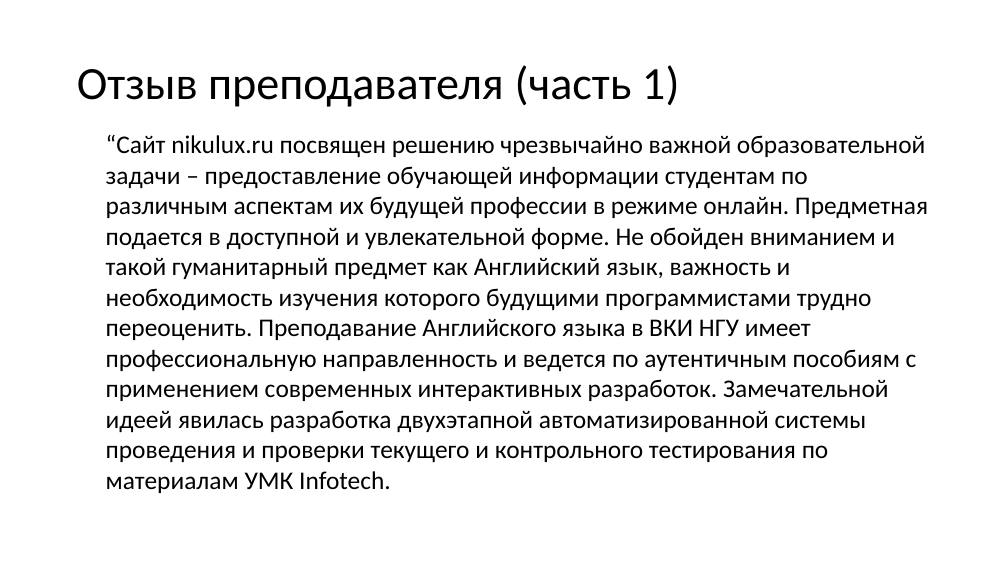
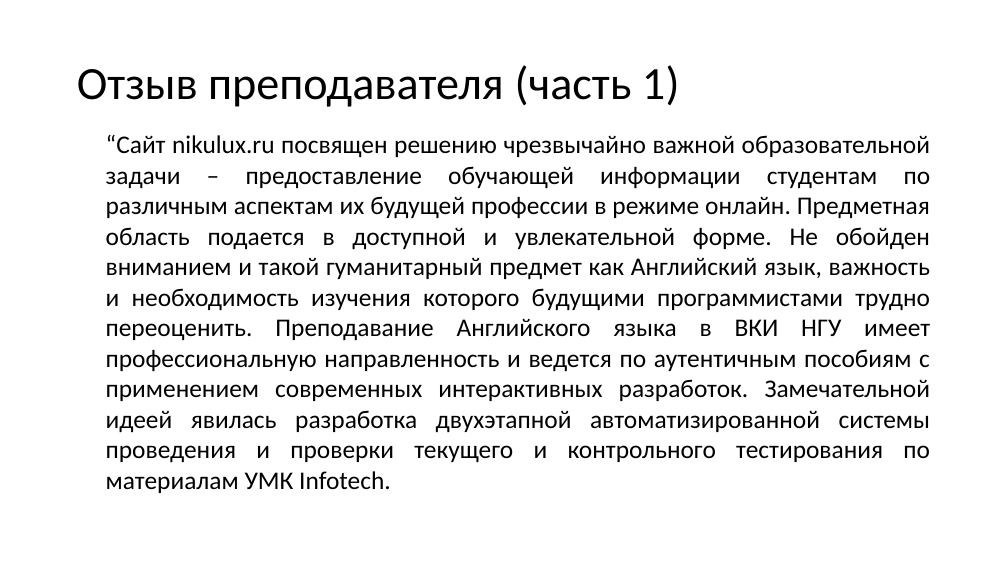
Before and after one commit to DaemonNikolay/HCI_NSU, a slide deck: slide 11 of МНСК 2018/Презентация выступления.pptx. Drawn at 1008x567 pixels with LibreOffice and Linux fonts; fonts in the diff are those of the drawing. Boxes give left, top, right and bottom in pixels: in the first picture for what was removed or moved away, otherwise in the second. Text is boxed around its words. In the diff, an @@ line names an element or a change of style, - is before the commit and + after.

```diff
--- a/МНСК 2018/Презентация выступления.pptx
+++ b/МНСК 2018/Презентация выступления.pptx
@@ text at <box>106,135,931,493</box>: text changed @@
-“Сайт nikulux.ru посвящен решению чрезвычайно важной образовательной задачи – предоставление обучающей информации студентам по различным аспектам их будущей профессии в режиме онлайн. Предметная подается в доступной и увлекательной форме. Не обойден вниманием и такой гуманитарный предмет как Английский язык, важность и необходимость изучения которого будущими программистами трудно переоценить. Преподавание Английского языка в ВКИ НГУ имеет профессиональную направленность и ведется по аутентичным пособиям с применением современных интерактивных разработок. Замечательной идеей явилась разработка двухэтапной автоматизированной системы проведения и проверки текущего и контрольного тестирования по материалам УМК Infotech.
+“Сайт nikulux.ru посвящен решению чрезвычайно важной образовательной задачи – предоставление обучающей информации студентам по различным аспектам их будущей профессии в режиме онлайн. Предметная область подается в доступной и увлекательной форме. Не обойден вниманием и такой гуманитарный предмет как Английский язык, важность и необходимость изучения которого будущими программистами трудно переоценить. Преподавание Английского языка в ВКИ НГУ имеет профессиональную направленность и ведется по аутентичным пособиям с применением современных интерактивных разработок. Замечательной идеей явилась разработка двухэтапной автоматизированной системы проведения и проверки текущего и контрольного тестирования по материалам УМК Infotech.
```
Also in this commit, not shown: 5 other slides changed, 1 other file.
